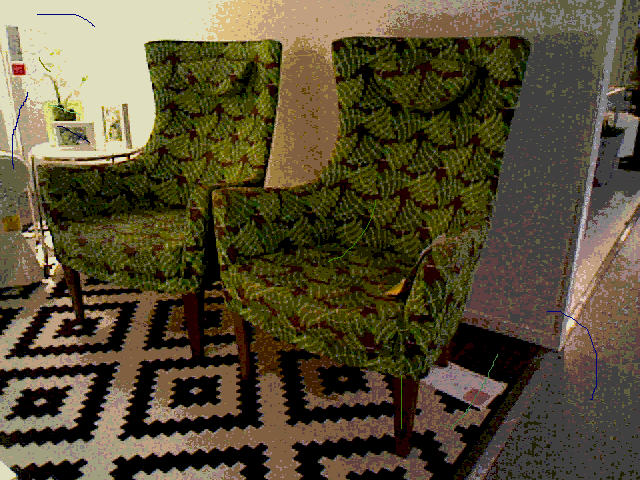
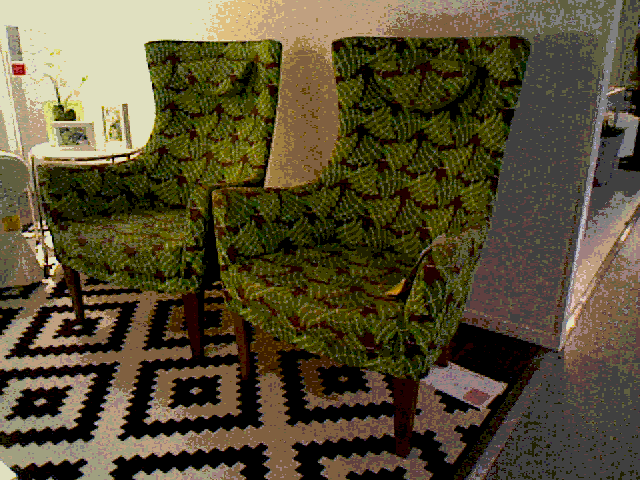
Layered file, before and after one edit (640x480). Changes by layer:
removed layer "Layer #1" over (12, 14, 597, 429)
